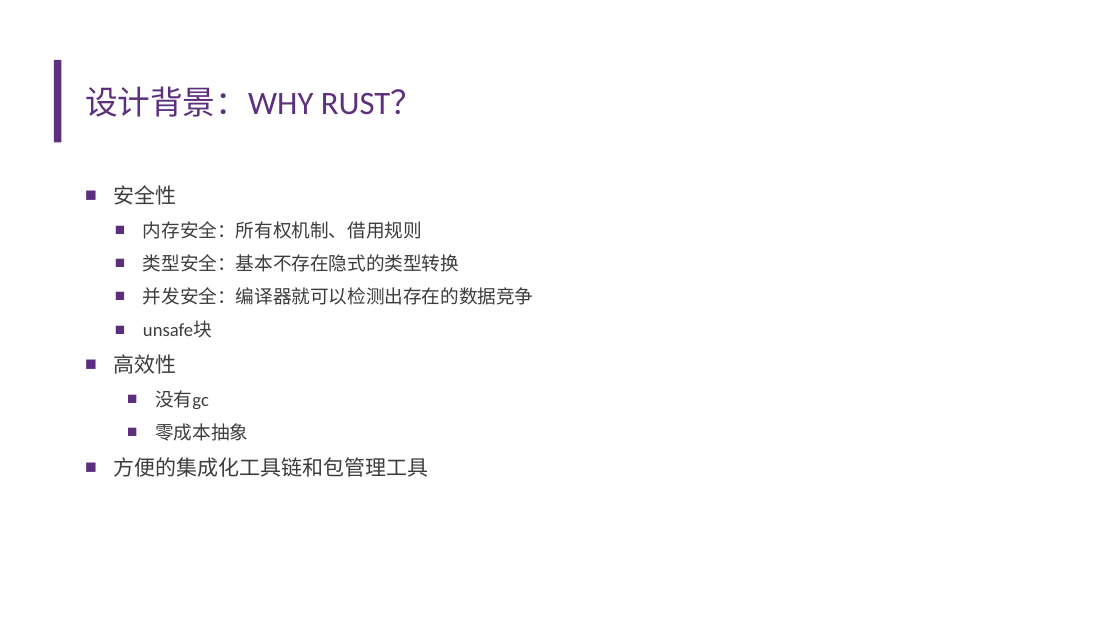
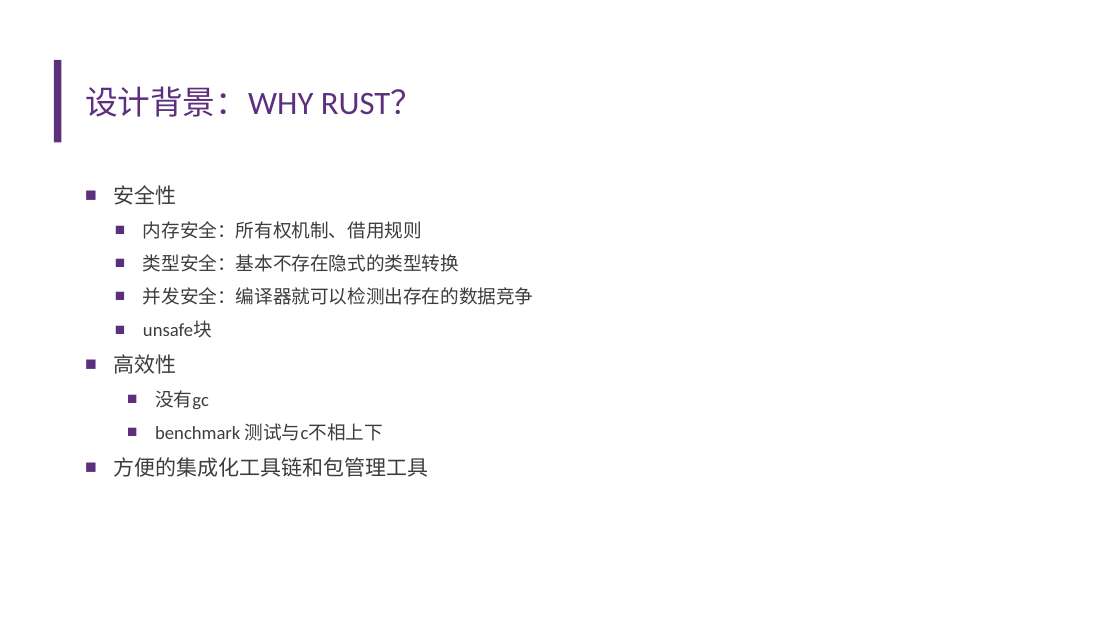
Before and after one commit to llh730/seL4-rust-implement, a slide deck: slide 4 of record/开题报告——李龙昊.pptx. Drawn at 1120x630 pixels with LibreOffice and Linux fonts; fonts in the diff are those of the drawing; background and template pictures are left out. Boxes give left, top, right and bottom in pixels: in the first picture for what was removed or moved away, otherwise in the second. Text is boxed around its words. In the diff, an @@ line names an element or a change of style, - is before the commit and + after.

```diff
--- a/record/开题报告——李龙昊.pptx
+++ b/record/开题报告——李龙昊.pptx
@@ text at [155, 423, 383, 441]: text changed @@
-  ■ 零成本抽象
+  ■ benchmark 测试与c不相上下
```
Also in this commit, not shown: 7 other slides changed, 1 other file.
